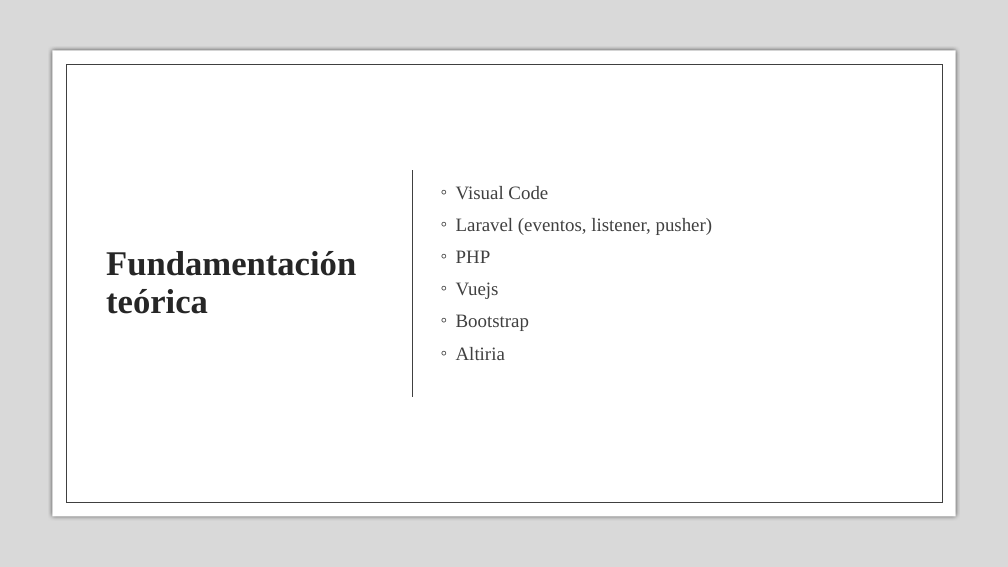
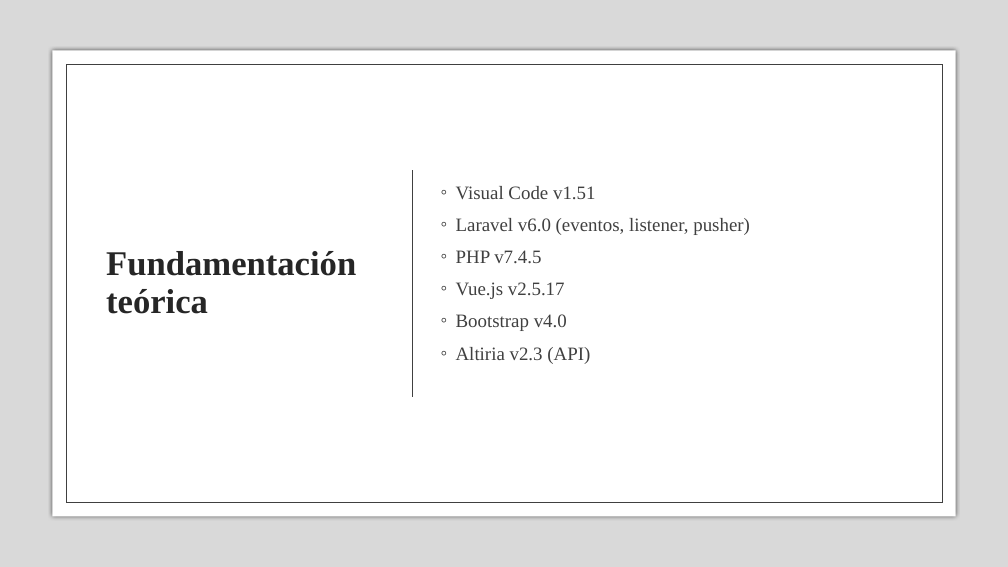
Before and after one commit to DanielIza97/TecTronik, a slide deck: slide 5 of Proyecto final.pptx (slide 6 before the commit). Drawn at 1008x567 pixels with LibreOffice and Linux fonts; fonts in the diff are those of the drawing. Boxes give left, top, right and bottom in pixels: in the first picture for what was removed or moved away, otherwise in the second. Text is boxed around its words. In the diff, an @@ line names an element or a change of style, - is before the commit and + after.

```diff
--- a/Proyecto final.pptx
+++ b/Proyecto final.pptx
@@ text at bbox=[456, 186, 750, 364]: text changed @@
-◦ Visual Code
-◦ Laravel (eventos, listener, pusher)
-◦ PHP
-◦ Vuejs
-◦ Bootstrap
-◦ Altiria
+◦ Visual Code v1.51
+◦ Laravel v6.0 (eventos, listener, pusher)
+◦ PHP v7.4.5
+◦ Vue.js v2.5.17
+◦ Bootstrap v4.0
+◦ Altiria v2.3 (API)
```
Also in this commit, not shown: 4 other slides changed, 2 slides added, 2 slides removed, 1 other file.
